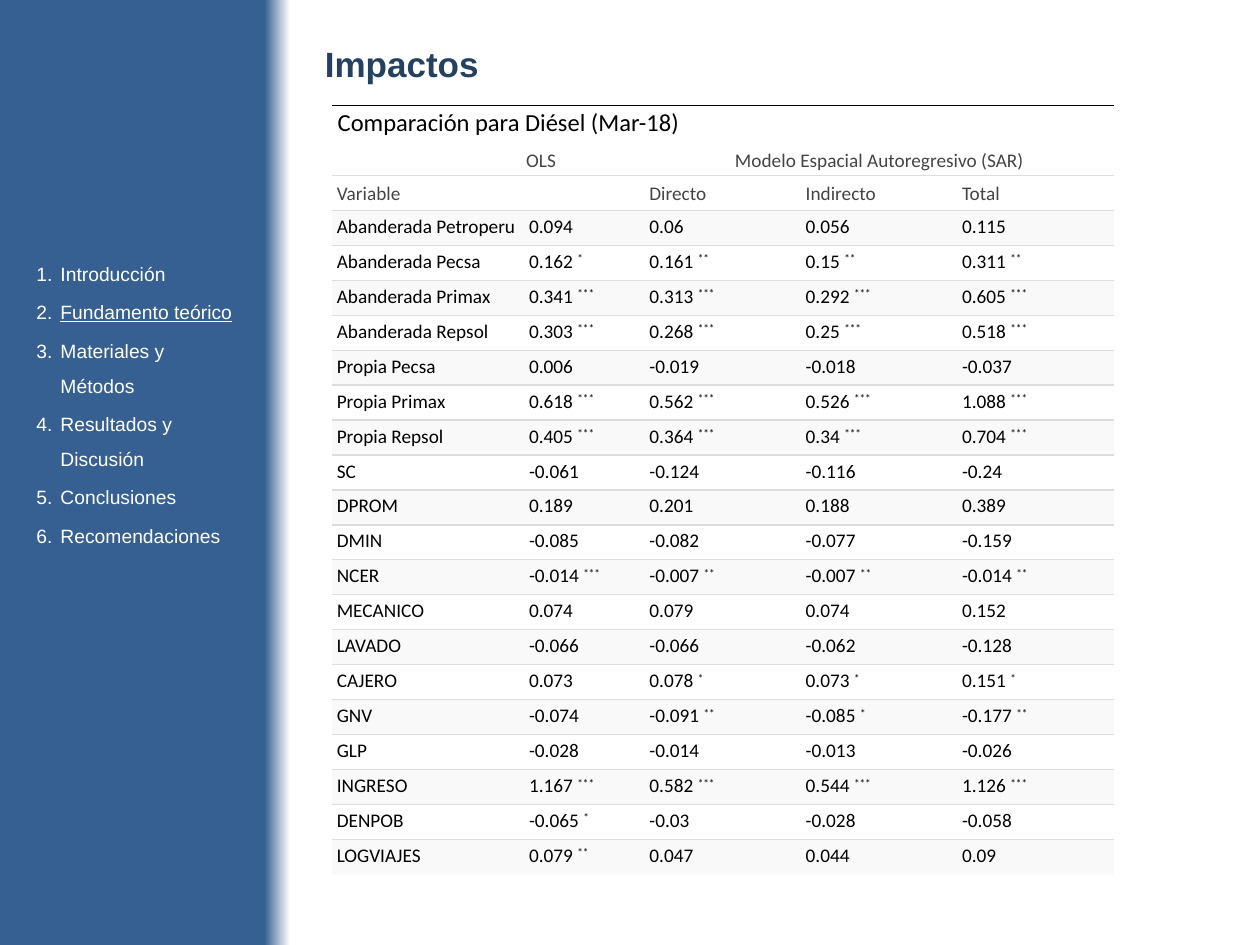
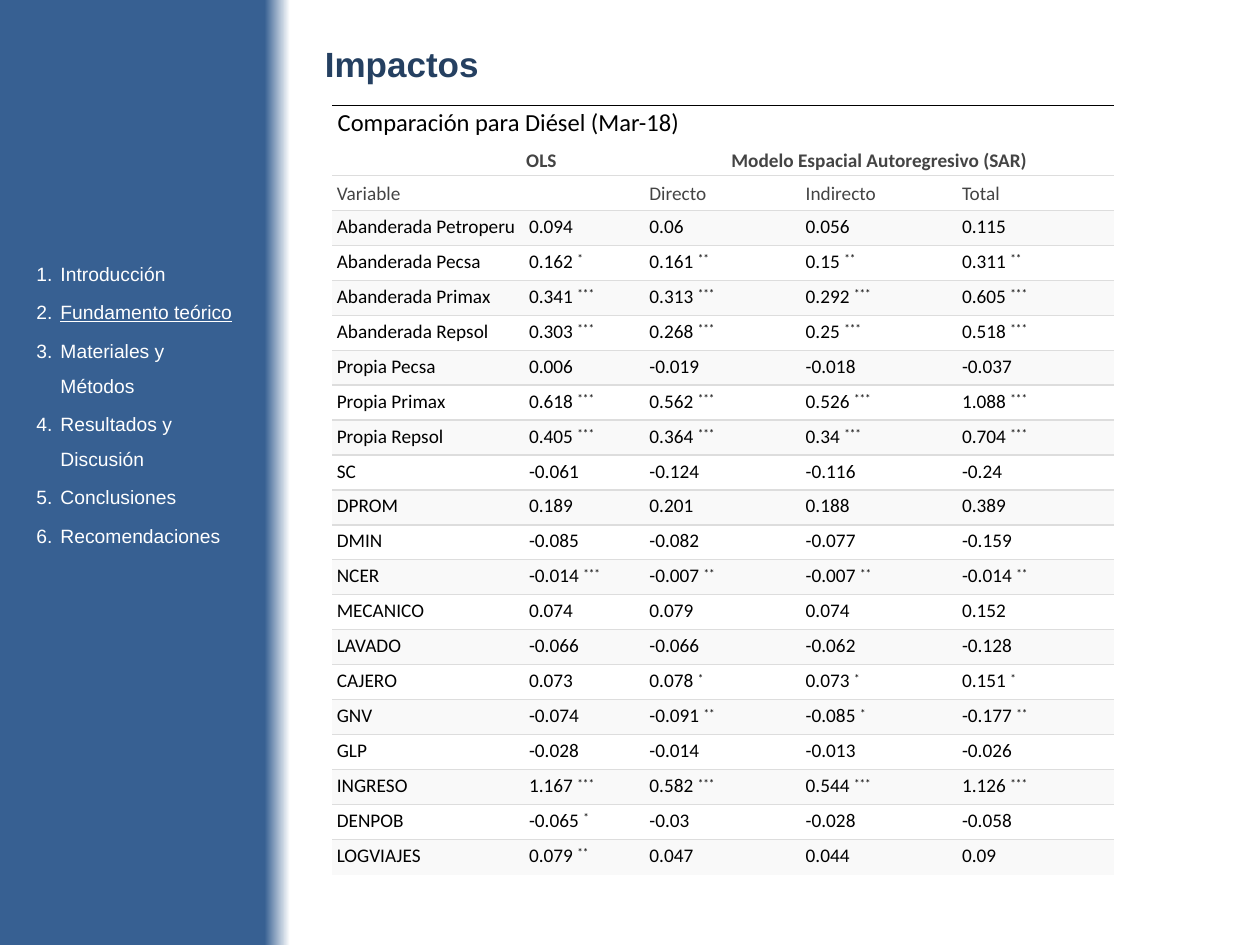
Before and after one commit to diegouriarte/masther-thesis, a slide deck: slide 24 of doc/avance-parcial.pptx (slide 25 before the commit). Drawn at 1260x945 pixels with LibreOffice and Linux fonts; fonts in the diff are those of the drawing. Boxes give left, top, right and bottom in pixels: in the first picture for what was removed or moved away, otherwise in the second. Text is boxed around its words. In the diff, an @@ line names an element or a change of style, - is before the commit and + after.

Commit message:
tablas con test de dependencia espacial para panel data

```diff
--- a/doc/avance-parcial.pptx
+++ b/doc/avance-parcial.pptx
@@ table at box(333, 106, 1115, 876) @@
@@ bold on in "OLS", "Modelo Espacial Autoregresivo (SAR)" @@
```
Also in this commit, not shown: 6 other slides changed, 2 slides added, 2 other files.
